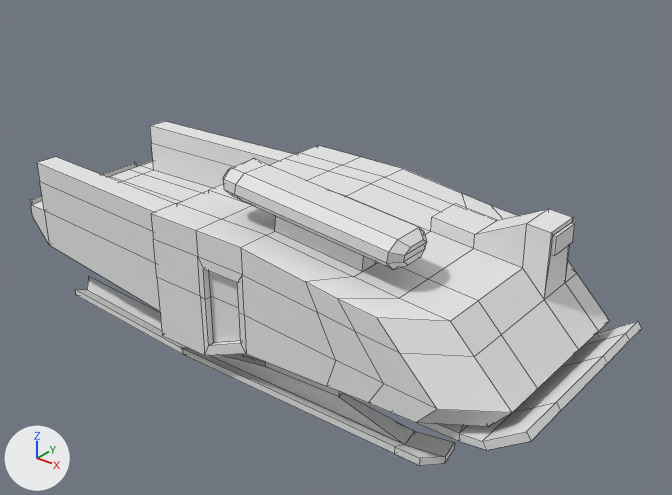
Two versions of the Blender file Assets/Art/MODELS/PROPS/truck.blend, one commit apart.
One viewpoint serves both versions: a 50 mm lens placed at (9.41, -11.14, 8.47), pointed at (0.7, -0.25, 1.72). Lighting does not change. The marker at lower left points along +X, +Y and +Z. Mesh edges are drawn as thin lines.
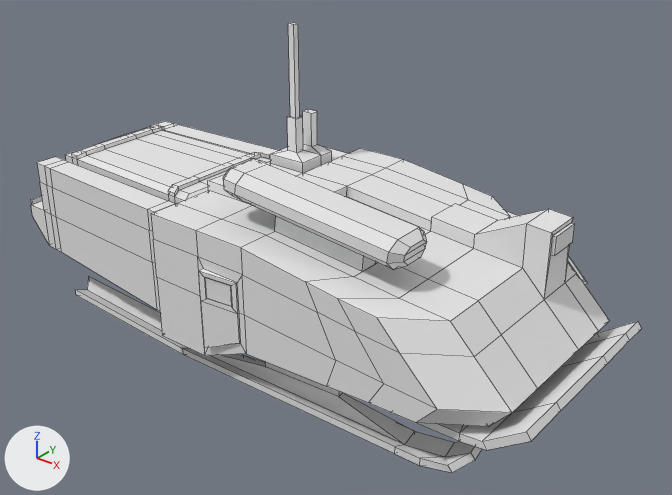
Boxes [x1, y1, x2, y2] around the edits, measured in the pictures (672 x 495 px):
```json
{"object": "Cube", "change": "reshaped", "before": [31, 121, 641, 465], "after": [31, 23, 641, 473], "on screen": "31% taller"}
{"part": 1, "of": "me_cube", "change": "built on", "before": [203, 157, 502, 345], "after": [37, 23, 587, 348]}
{"part": 2, "of": "me_cube", "change": "added", "after": [420, 442, 482, 473]}
```

The change, as JSON lines over the scene's bpy script:
```json
{"block": "me_cube", "where": "# used by ob_cube; location = (0.0, 0.0, 0.0)"}
{"op": "remove", "block": "me_cube", "code": "me_cube.from_pydata(...)  # 442 vertices, 440 faces; spans x -5.45..5.41, y -2.54..1.54, z -0.16..3.46"}
{"op": "add", "block": "me_cube", "code": "me_cube.from_pydata(...)  # 724 vertices, 722 faces; spans x -5.45..5.41, y -2.63..1.94, z -0.16..5.13"}
{"block": "me_cube", "change": "me_cube part 1: 2 vertices moved from x -0.06..0.66, y -2.42, z 0.63..0.95 to x -0.06..0.66, y -2.63..-2.56, z 0.63..0.95; 9 vertices removed from x -0.06..2.41, y -2.42..1.54, z 1.47..2.6; 285 vertices added at x -4.76..4.5, y -2.63..1.94, z 0.24..5.13"}
{"block": "me_cube", "change": "me_cube part 2: 6 vertices added at x 4.26..4.53, y -2.28..-1.67, z 0.18..0.44"}
```
